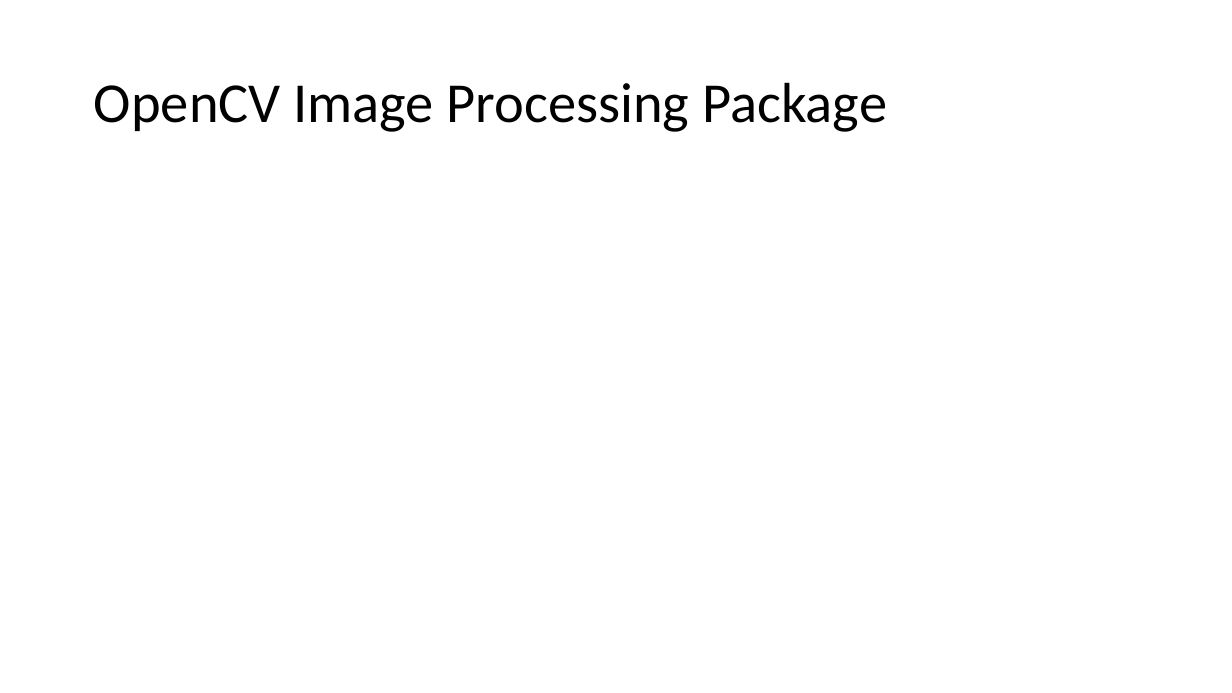
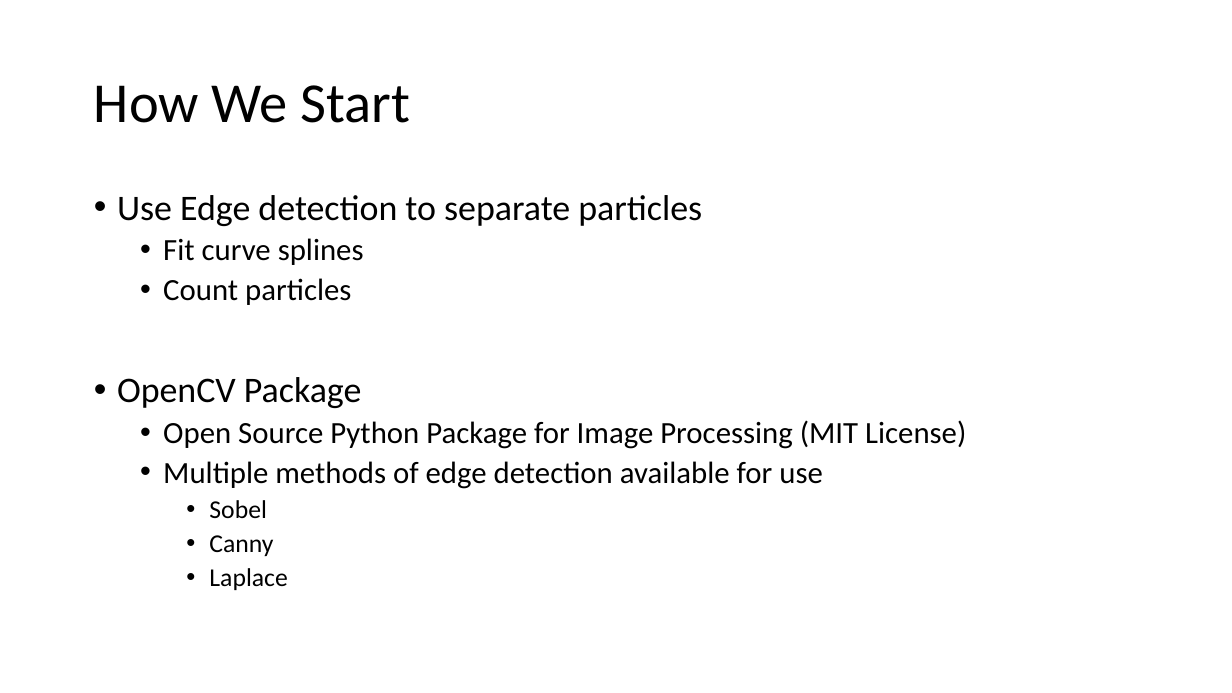
Before and after one commit to rgebhart/nanoBALLS, a slide deck: slide 3 of TechReview_Presentation.pptx. Drawn at 1232x693 pixels with LibreOffice and Linux fonts; fonts in the diff are those of the drawing. Boxes give left, top, right and bottom in pixels: in the first picture for what was removed or moved away, otherwise in the second. Text is boxed around its words. In the diff, an @@ line names an element or a change of style, - is before the commit and + after.

Commit message:
Updated with new 'How We Start' slide, some addendums to the deliverables noted.

```diff
--- a/TechReview_Presentation.pptx
+++ b/TechReview_Presentation.pptx
@@ title at (94, 85, 411, 123): text changed @@
-OpenCV Image Processing Package
+How We Start
@@ text added at (117, 195, 966, 590), 24 pt, text #000000 @@
+• Use Edge detection to separate particles
+  • Fit curve splines
+  • Count particles
+• OpenCV Package
+  • Open Source Python Package for Image Processing (MIT License)
+  • Multiple methods of edge detection available for use
+    • Sobel
+    • Canny
+    • Laplace
```
Also in this commit, not shown: 1 other slide changed.
